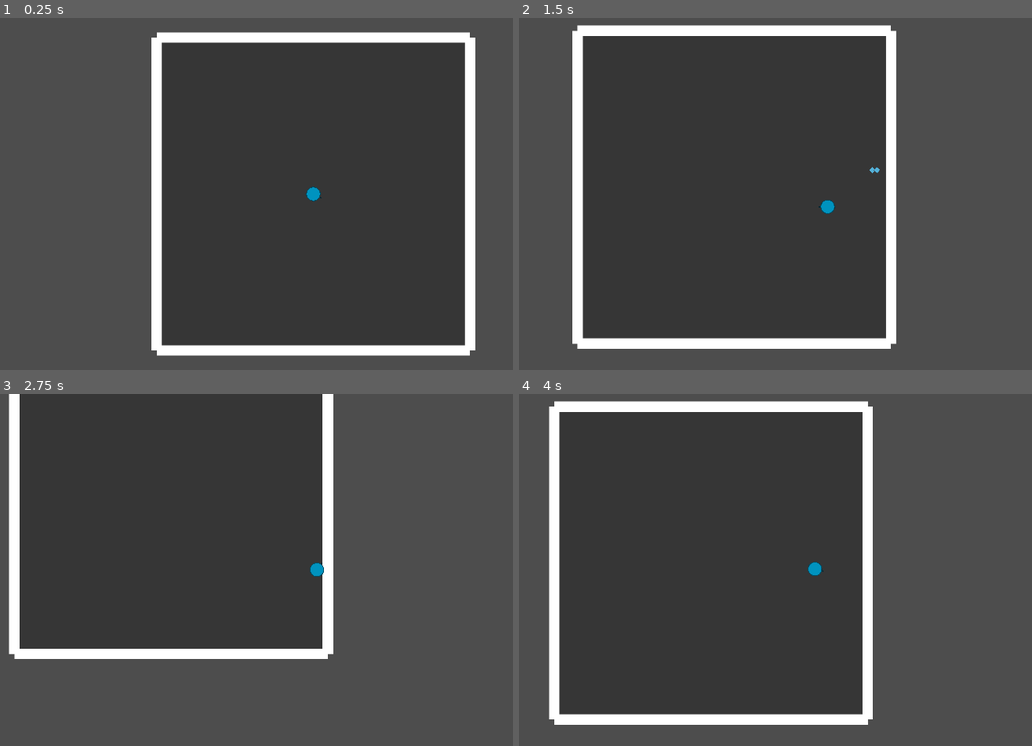
Above: before the commit, frames 1-4 (two rows, left to right).
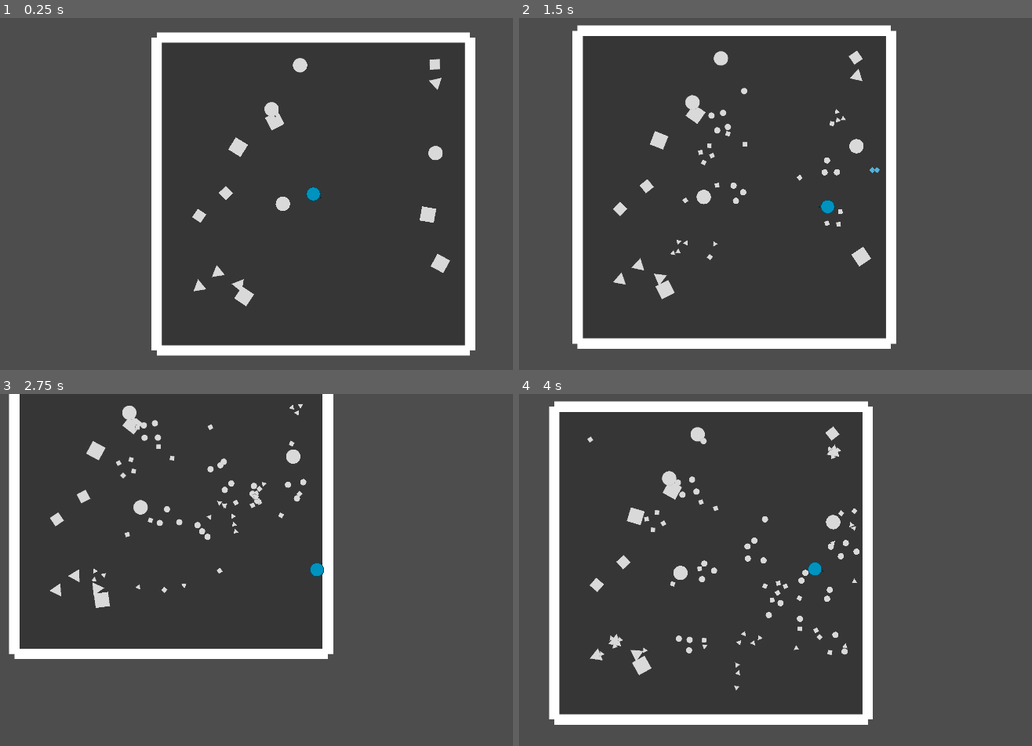
Above: after the commit, the same moments.

Repository: doanryderrhythm/thesis-1-vng-game
Game: Godot game, scene res://scenes/test/player_test_0.tscn
Same seed, same stepped clock (60 frames per second), same inputs: the game is played once before the commit and once after it.
Inputs (mouse positions are in pixels of both pictures, inside the frame that each line leads up to):
- Up to frame 1 (0.25 s): no input
- Up to frame 2 (1.5 s): tap Enter at 0.5 s; move the mouse to (970, 176) at 0.52 s; hold Right (right) 0.53-1.28 s; tap Space (dash) at 0.6, 1.35 s; click (970, 176) at 0.67 s; move the mouse to (708, 211) at 1.27 s; hold Down (down) from 1.28 s (still down)
- Up to frame 3 (2.75 s): move the mouse to (374, 492) at 2.02 s; release Down (down) at 2.03 s; hold Right (right) from 2.03 s (still down); tap Space (dash) at 2.1 s
- Up to frame 4 (4 s): move the mouse to (801, 640) at 2.77 s; release Right (right) at 2.78 s; hold Up (up) 2.78-3.53 s; tap Space (dash) at 2.85, 3.6 s; click (801, 640) at 2.92 s; move the mouse to (1021, 622) at 3.52 s; hold Left (left) from 3.53 s (still down)

The runs differ from the first frame. In frame 1, 1.3% of the frame differs, in the area x 37-88%, y 11-82%; in frame 2, 1.6%; in frame 3, 1.6%; in frame 4, 2.0%, in the area x 13-67%, y 9-85%.

Commit message:
Make the enemies appear in the room

Diff:
--- a/untitled-thesis-1-game/scenes/rooms/base_room.tscn
+++ b/untitled-thesis-1-game/scenes/rooms/base_room.tscn
@@ -55,3 +55,11 @@
 
 [node name="CollisionShape2D" type="CollisionShape2D" parent="Walls/Bottom Wall/StaticBody2D" unique_id=1516408967]
 shape = SubResource("RectangleShape2D_43ixu")
+
+[node name="WayPoints" type="Node2D" parent="." unique_id=131790729]
+
+[node name="FirstPoint" type="Marker2D" parent="WayPoints" unique_id=1747017055]
+position = Vector2(-1000, -1000)
+
+[node name="LastPoint" type="Marker2D" parent="WayPoints" unique_id=826193183]
+position = Vector2(1000, 1000)
--- a/untitled-thesis-1-game/scripts/autoload/game_manager.gd
+++ b/untitled-thesis-1-game/scripts/autoload/game_manager.gd
@@ -10,3 +10,43 @@
 var min_enemies_num: int
 var max_enemies_num: int
 var enemies_num: int
+
+var enemy_scenes: Array[PackedScene] = []
+
+func _ready() -> void:
+	set_up_enemies()
+
+	enemies_num = randi_range(5, 20);
+	for i in range(enemies_num):
+		var rand_enemy = enemy_scenes[randi_range(0, enemy_scenes.size() - 1)]
+		var inst_enemy = rand_enemy.instantiate()
+		inst_enemy.position = Vector2(randf_range(-1000, 1000), randf_range(-1000, 1000))
+		get_tree().current_scene.add_child(inst_enemy)
+	pass
+
+func set_up_enemies() -> void:
+	var paths: Array[String] = [
+		"res://scenes/enemies/circle/",
+		"res://scenes/enemies/diamond/",
+		"res://scenes/enemies/square/",
+		"res://scenes/enemies/triangle/",
+	]
+
+	for path in paths:
+		var dir := DirAccess.open(path)
+		if dir == null:
+			push_error("Failed to open dir: " + path)
+			continue
+
+		dir.list_dir_begin()
+		var file_name := dir.get_next()
+
+		while file_name != "":
+			if not dir.current_is_dir() and file_name.ends_with(".tscn"):
+				var scene_path = path + "/" + file_name
+				var scene = load(scene_path)
+				if scene:
+					enemy_scenes.push_back(scene)
+			file_name = dir.get_next()
+
+		dir.list_dir_end()
